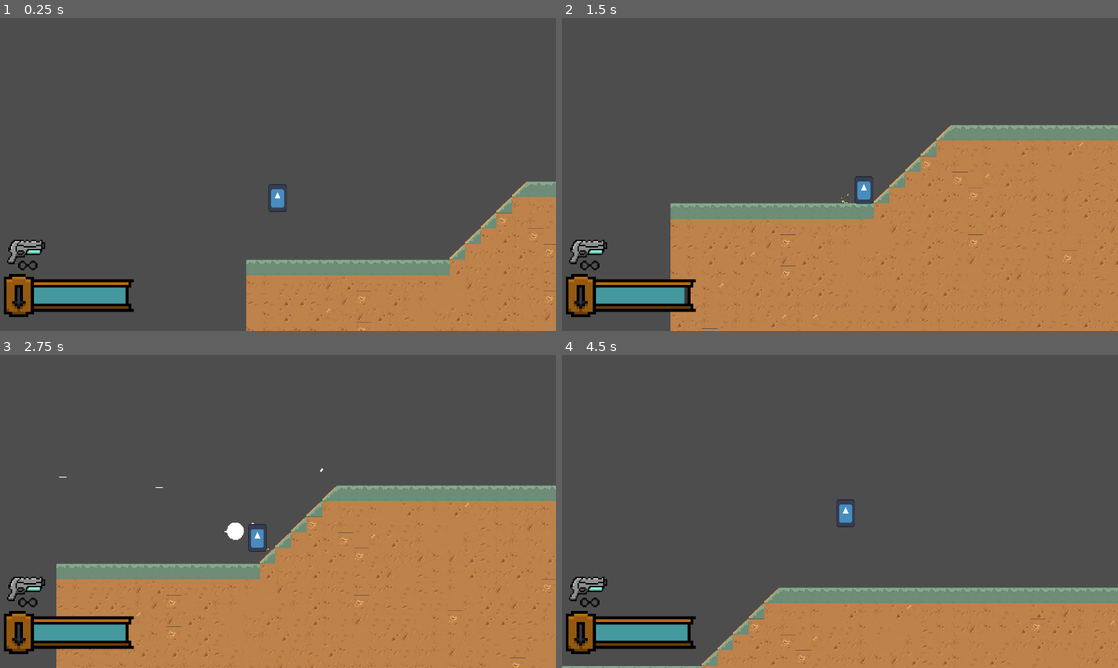
Above: before the commit, frames 1-4 (two rows, left to right).
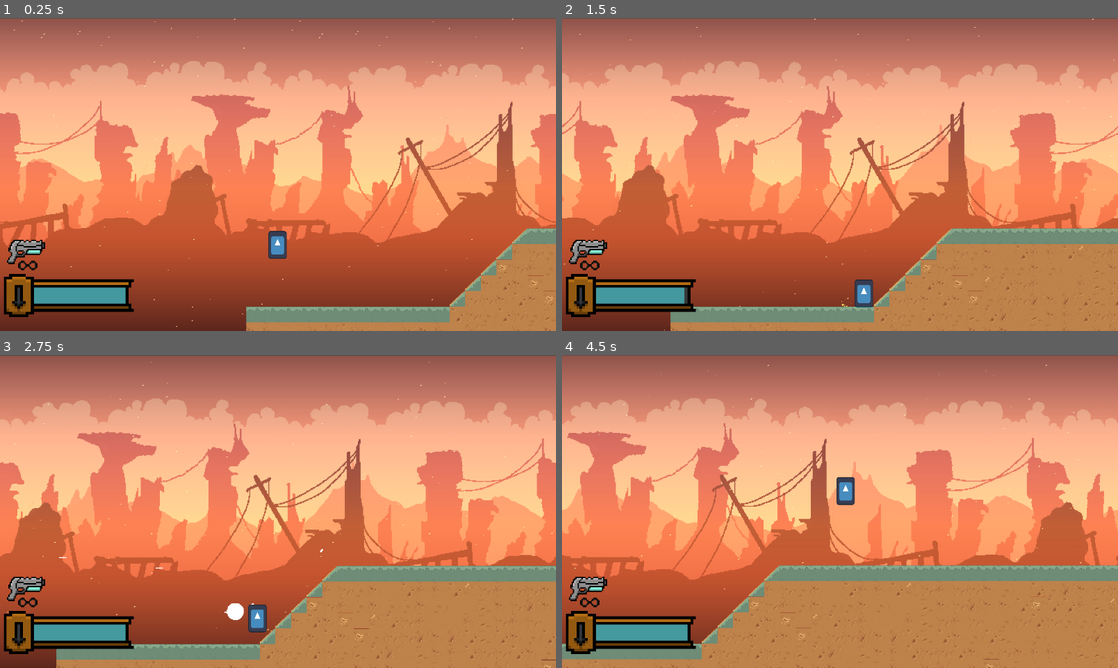
Above: after the commit, the same moments.

Repository: dzfrias/gladiator
Game: Godot game, scene res://scenes/mission.tscn
Same seed, same stepped clock (60 frames per second), same inputs: the game is played once before the commit and once after it. This scene is started directly instead of the project's main scene. The engine's default icon, where the game draws it, is replaced by a stand-in: a white triangle on a blue panel in a dark square. Sound files missing from this copy of the repository are replaced by a short silence.
Inputs (mouse positions are in pixels of both pictures, inside the frame that each line leads up to):
- Up to frame 1 (0.25 s): no input
- Up to frame 2 (1.5 s): move the mouse to (962, 158) at 0.52 s; hold S (burrow) 0.53-1.28 s; hold D (right) from 0.53 s (still down); tap Space (jump) at 0.77, 1.07 s; move the mouse to (728, 190) at 1.27 s; tap Shift (fallthrough) at 1.35 s
- Up to frame 3 (2.75 s): tap Space (jump) at 1.52, 1.82 s; move the mouse to (333, 442) at 2.02 s; release D (right) at 2.03 s; press the mouse at (333, 442) at 2.03 s; hold A (left) from 2.03 s (still down)
- Up to frame 4 (4.5 s): move the mouse to (812, 574) at 2.77 s; release A (left) at 2.78 s; release the mouse at (812, 574) at 2.78 s; hold D (right) 2.78-4.28 s; right-click (812, 574) at 2.85 s; tap Space (jump) at 3.02, 3.32, 3.77, 4.07 s; move the mouse to (1006, 558) at 3.52 s; hold I (interact) 3.53-4.28 s; move the mouse to (673, 464) at 4.27 s; hold A (left) from 4.28 s (still down); tap Q (toggle_alt) at 4.35 s

The runs differ from the first frame. In frame 1, 92% of the frame differs, in the area x 0-100%, y 0-100%; in frame 2, 85%; in frame 3, 83%; in frame 4, 83%.

Commit message:
Improve background

Diff:
--- /dev/null
+++ b/resources/materials/dust.tres
@@ -0,0 +1,17 @@
+[gd_resource type="ShaderMaterial" load_steps=2 format=3 uid="uid://ck7voiwb6svy4"]
+
+[ext_resource type="Shader" path="res://resources/shaders/dust.gdshader" id="1_5xrhh"]
+
+[resource]
+shader = ExtResource("1_5xrhh")
+shader_parameter/rain_amount = 50.0
+shader_parameter/near_rain_length = 0.01
+shader_parameter/far_rain_length = 0.01
+shader_parameter/near_rain_width = 0.1
+shader_parameter/far_rain_width = 0.1
+shader_parameter/near_rain_transparency = 1.0
+shader_parameter/far_rain_transparency = 1.0
+shader_parameter/rain_color = Color(1, 0.728667, 0.56, 1)
+shader_parameter/base_rain_speed = 0.1
+shader_parameter/additional_rain_speed = 0.1
+shader_parameter/slant = -0.483
--- /dev/null
+++ b/resources/shaders/dust.gdshader
@@ -0,0 +1,36 @@
+// Rain and Snow shader by Brian Smith (steampunkdemon.itch.io)
+// MIT licence
+
+shader_type canvas_item;
+
+uniform float rain_amount = 200.0;
+uniform float near_rain_length : hint_range(0.01, 1.0) = 0.2;
+uniform float far_rain_length : hint_range(0.01, 1.0) = 0.1;
+uniform float near_rain_width : hint_range(0.1, 1.0) = 1.0;
+uniform float far_rain_width : hint_range(0.1, 1.0) = 0.5;
+uniform float near_rain_transparency : hint_range(0.1, 1.0) = 1.0;
+uniform float far_rain_transparency : hint_range(0.1, 1.0) = 0.5;
+// Replace the below reference to source_color with hint_color if you are using a version of Godot before 4.
+uniform vec4 rain_color : source_color = vec4(0.8, 0.8, 0.8, 1.0);
+uniform float base_rain_speed : hint_range(0.1, 1.0) = 0.5;
+uniform float additional_rain_speed : hint_range(0.1, 1.0) = 0.5;
+uniform float slant : hint_range(-1.0, 1.0) = 0.2;
+
+void fragment() {
+// To control the rainfall from your program comment out the below line and add a new uniform above as:
+// uniform float time = 10000.0;
+// Then update the time uniform from your _physics_process function by adding delta. You can then pause the rainfall by not changing the time uniform.
+	float time = 10000.0 + TIME;
+
+// Uncomment the following line if you are applying the shader to a TextureRect and using a version of Godot before 4.
+//	COLOR = texture(TEXTURE,UV);
+
+	vec2 uv = vec2(0.0);
+	float remainder = mod(UV.x - UV.y * slant, 1.0 / rain_amount);
+	uv.x = (UV.x - UV.y * slant) - remainder;
+	float rn = fract(sin(uv.x * rain_amount));
+	uv.y = fract((UV.y + rn));
+
+// No trail. Works well for snow:
+	COLOR = mix(COLOR, rain_color, step(1.0 - (far_rain_length + (near_rain_length - far_rain_length * 1.8)), fract(uv.y - time * (base_rain_speed + additional_rain_speed))) * (far_rain_transparency + (near_rain_transparency - far_rain_transparency) * rn) * step(remainder * rain_amount, far_rain_width + (near_rain_width - far_rain_width) * rn));
+}
--- a/scenes/mission.tscn
+++ b/scenes/mission.tscn
@@ -1,12 +1,105 @@
-[gd_scene load_steps=6 format=3 uid="uid://bcjerk6m5dfga"]
+[gd_scene load_steps=15 format=3 uid="uid://bcjerk6m5dfga"]
 
 [ext_resource type="TileSet" uid="uid://dpcafcjqg7xko" path="res://assets/desert.tres" id="1_dxwm2"]
 [ext_resource type="Script" path="res://scripts/mission/world_map.gd" id="2_3qno5"]
 [ext_resource type="Script" path="res://scripts/tilemap_hit.gd" id="3_af437"]
 [ext_resource type="PackedScene" uid="uid://dv7ihnextsw4v" path="res://scenes/player.tscn" id="3_mkemn"]
+[ext_resource type="Texture2D" uid="uid://bjv1njf4wfo76" path="res://assets/Art/BG Layer 5.png" id="5_833qh"]
+[ext_resource type="Texture2D" uid="uid://chfx1it34ks1o" path="res://assets/Art/BG Layer 1.png" id="6_51o7v"]
+[ext_resource type="Texture2D" uid="uid://dul65fiscpp5n" path="res://assets/Art/BG Layer 2.png" id="7_8ih71"]
 [ext_resource type="PackedScene" uid="uid://dktl7ywhwt15s" path="res://scenes/player_ui.tscn" id="7_c628u"]
+[ext_resource type="Texture2D" uid="uid://dxynkoo2ifdqj" path="res://assets/Art/BG Layer 3.png" id="8_5b6fl"]
+[ext_resource type="Texture2D" uid="uid://c77t0ndbqlfdr" path="res://assets/Art/BG Layer 4.png" id="9_neff4"]
+[ext_resource type="Material" uid="uid://ck7voiwb6svy4" path="res://resources/materials/dust.tres" id="11_mqly5"]
+
+[sub_resource type="CanvasItemMaterial" id="CanvasItemMaterial_fusu6"]
+blend_mode = 1
+
+[sub_resource type="Gradient" id="Gradient_71yht"]
+offsets = PackedFloat32Array(0, 0.298701, 0.454545, 1)
+colors = PackedColorArray(0, 0, 0, 1, 0.501747, 0.218623, 0.0933353, 0.860588, 0.59, 0.3245, 0.1475, 0.796078, 0.81, 0.596565, 0.5589, 0.101961)
+
+[sub_resource type="GradientTexture2D" id="GradientTexture2D_hwxud"]
+gradient = SubResource("Gradient_71yht")
+width = 1280
+height = 720
+use_hdr = true
+fill_from = Vector2(1, 1)
 
 [node name="Mission" type="Node2D"]
+
+[node name="Background" type="Node2D" parent="."]
+z_index = -6
+position = Vector2(0, -699)
+
+[node name="Gradient" type="Parallax2D" parent="Background"]
+scale = Vector2(2, 2)
+scroll_scale = Vector2(0.1, 1)
+repeat_size = Vector2(640, 0)
+repeat_times = 3
+
+[node name="Sprite2D" type="Sprite2D" parent="Background/Gradient"]
+texture = ExtResource("6_51o7v")
+offset = Vector2(320, 180)
+
+[node name="Dust" type="Parallax2D" parent="Background"]
+scale = Vector2(2, 2)
+scroll_scale = Vector2(0.2, 1)
+repeat_size = Vector2(640, 0)
+repeat_times = 3
+
+[node name="Sprite2D" type="Sprite2D" parent="Background/Dust"]
+texture = ExtResource("7_8ih71")
+offset = Vector2(320, 180)
+
+[node name="Mountains" type="Parallax2D" parent="Background"]
+scale = Vector2(2, 2)
+scroll_scale = Vector2(0.5, 1)
+repeat_size = Vector2(640, 0)
+repeat_times = 3
+
+[node name="Sprite2D" type="Sprite2D" parent="Background/Mountains"]
+texture = ExtResource("8_5b6fl")
+offset = Vector2(320, 180)
+
+[node name="Structures" type="Parallax2D" parent="Background"]
+scale = Vector2(2, 2)
+scroll_scale = Vector2(0.6, 1)
+repeat_size = Vector2(640, 0)
+repeat_times = 3
+
+[node name="Sprite2D" type="Sprite2D" parent="Background/Structures"]
+texture = ExtResource("9_neff4")
+offset = Vector2(320, 180)
+
+[node name="Ships" type="Parallax2D" parent="Background"]
+scale = Vector2(2, 2)
+scroll_scale = Vector2(0.8, 1)
+repeat_size = Vector2(640, 0)
+repeat_times = 3
+
+[node name="Sprite2D" type="Sprite2D" parent="Background/Ships"]
+texture = ExtResource("5_833qh")
+offset = Vector2(320, 180)
+
+[node name="MovingDust" type="Parallax2D" parent="Background"]
+repeat_size = Vector2(640, 0)
+repeat_times = 3
+
+[node name="ColorRect" type="ColorRect" parent="Background/MovingDust"]
+material = ExtResource("11_mqly5")
+offset_right = 1279.0
+offset_bottom = 734.0
+color = Color(1, 1, 1, 0)
+
+[node name="Overlay" type="Parallax2D" parent="Background"]
+repeat_size = Vector2(1280, 0)
+repeat_times = 3
+
+[node name="ColorRect" type="Sprite2D" parent="Background/Overlay"]
+material = SubResource("CanvasItemMaterial_fusu6")
+position = Vector2(70.5, 360)
+texture = SubResource("GradientTexture2D_hwxud")
 
 [node name="TileMapLayer" type="TileMapLayer" parent="."]
 tile_set = ExtResource("1_dxwm2")
--- a/scenes/player.tscn
+++ b/scenes/player.tscn
@@ -60,7 +60,9 @@
 texture = ExtResource("1_rjir4")
 
 [node name="Camera2D" type="Camera2D" parent="."]
-offset = Vector2(0, -50)
+offset = Vector2(0, -700)
+limit_top = 0
+limit_bottom = 0
 position_smoothing_enabled = true
 script = ExtResource("4_trosa")
 noise = SubResource("FastNoiseLite_cmuqo")
Binary file added: assets/Art/BG Layer 1.png
Not shown, added: assets/Art/BG Layer 1.png.import
Binary file added: assets/Art/BG Layer 2.png
Not shown, added: assets/Art/BG Layer 2.png.import
Binary file added: assets/Art/BG Layer 3.png
Not shown, added: assets/Art/BG Layer 3.png.import
Binary file added: assets/Art/BG Layer 4.png
Not shown, added: assets/Art/BG Layer 4.png.import
Binary file added: assets/Art/BG Layer 5.png
Not shown, added: assets/Art/BG Layer 5.png.import
Binary file added: assets/Art/BG Layer 6.png
Not shown, added: assets/Art/BG Layer 6.png.import
